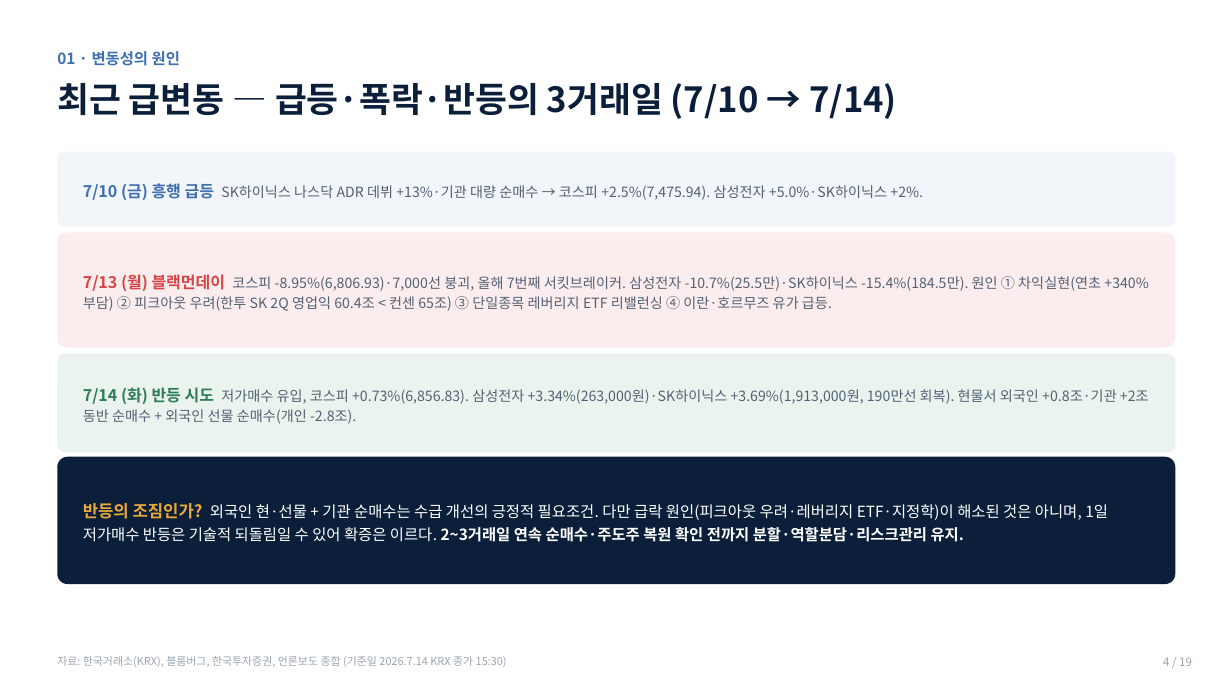
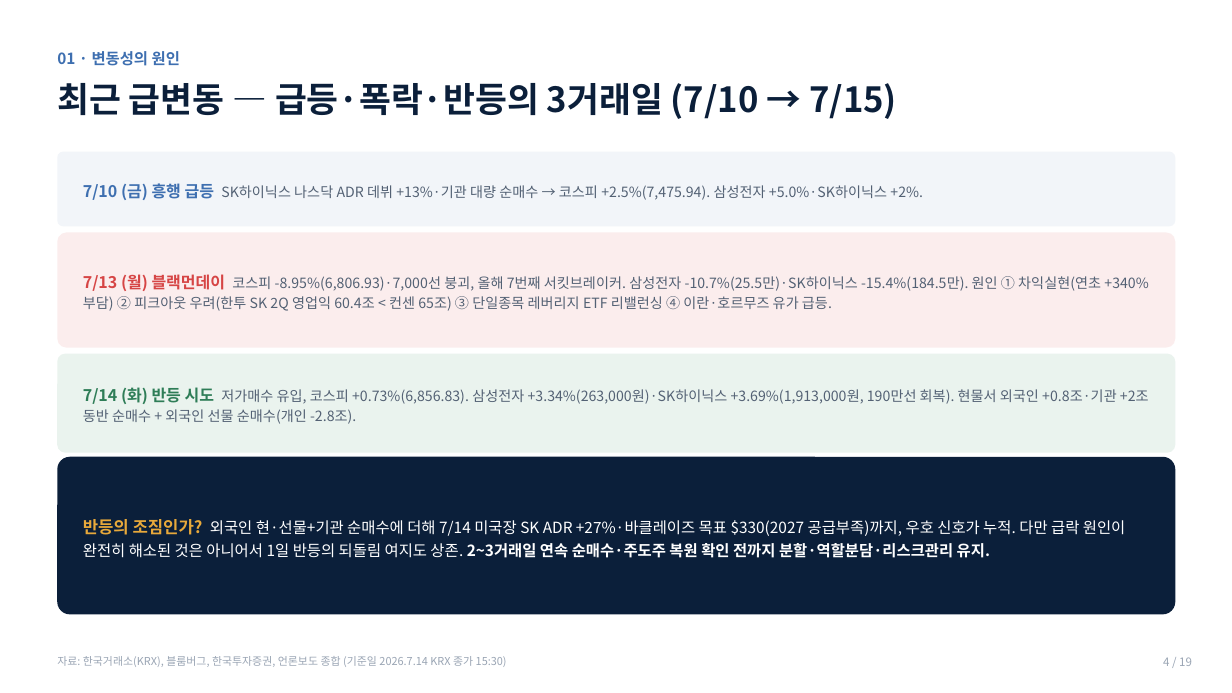
Before and after one commit to hanaroline/work_1, a slide deck: slide 4 of 반도체_고객세미나_2026.7.14.pptx. Drawn at 1232x693 pixels with LibreOffice and Linux fonts; fonts in the diff are those of the drawing. Boxes give left, top, right and bottom in pixels: in the first picture for what was removed or moved away, otherwise in the second. Text is boxed around its words. In the diff, an @@ line names an element or a change of style, - is before the commit and + after.

```diff
--- a/반도체_고객세미나_2026.7.14.pptx
+++ b/반도체_고객세미나_2026.7.14.pptx
@@ text at (x1=57, y1=83, x2=897, y2=119): text changed @@
-최근 급변동 — 급등·폭락·반등의 3거래일 (7/10 → 7/14)
+최근 급변동 — 급등·폭락·반등의 3거래일 (7/10 → 7/15)
@@ rounded rectangle resized from (x1=57, y1=457, x2=1176, y2=584) to (x1=57, y1=457, x2=1176, y2=615) @@
@@ text at (x1=83, y1=519, x2=1125, y2=558): text changed @@
-반등의 조짐인가? 외국인 현·선물 + 기관 순매수는 수급 개선의 긍정적 필요조건. 다만 급락 원인(피크아웃 우려·레버리지 ETF·지정학)이 해소된 것은 아니며, 1일 저가매수 반등은 기술적 되돌림일 수 있어 확증은 이르다. 2~3거래일 연속 순매수·주도주 복원 확인 전까지 분할·역할분담·리스크관리 유지.
+반등의 조짐인가? 외국인 현·선물+기관 순매수에 더해 7/14 미국장 SK ADR +27%·바클레이즈 목표 $330(2027 공급부족)까지, 우호 신호가 누적. 다만 급락 원인이 완전히 해소된 것은 아니어서 1일 반등의 되돌림 여지도 상존. 2~3거래일 연속 순매수·주도주 복원 확인 전까지 분할·역할분담·리스크관리 유지.
```
Also in this commit, not shown: 3 other slides changed.
